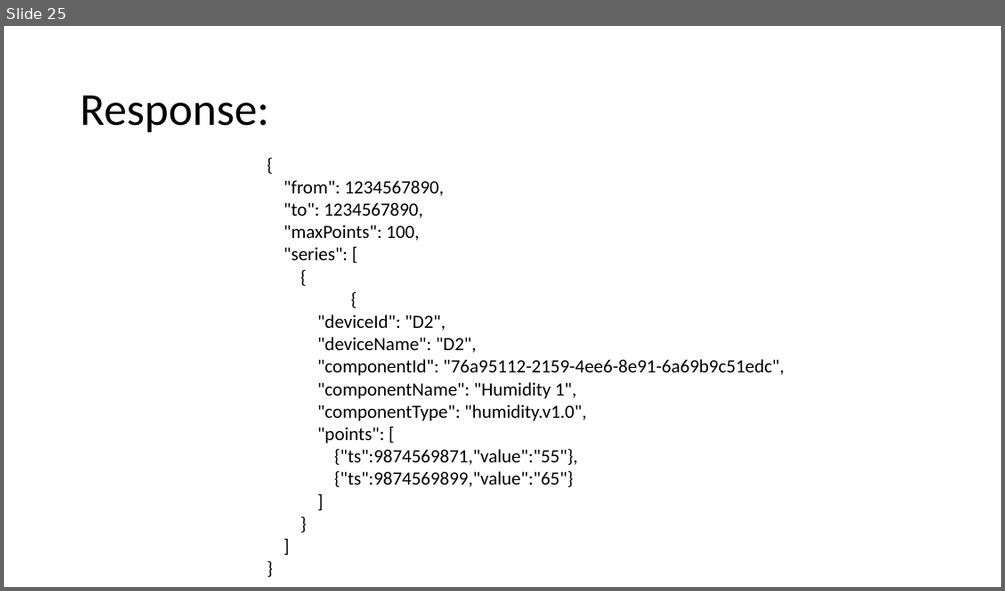
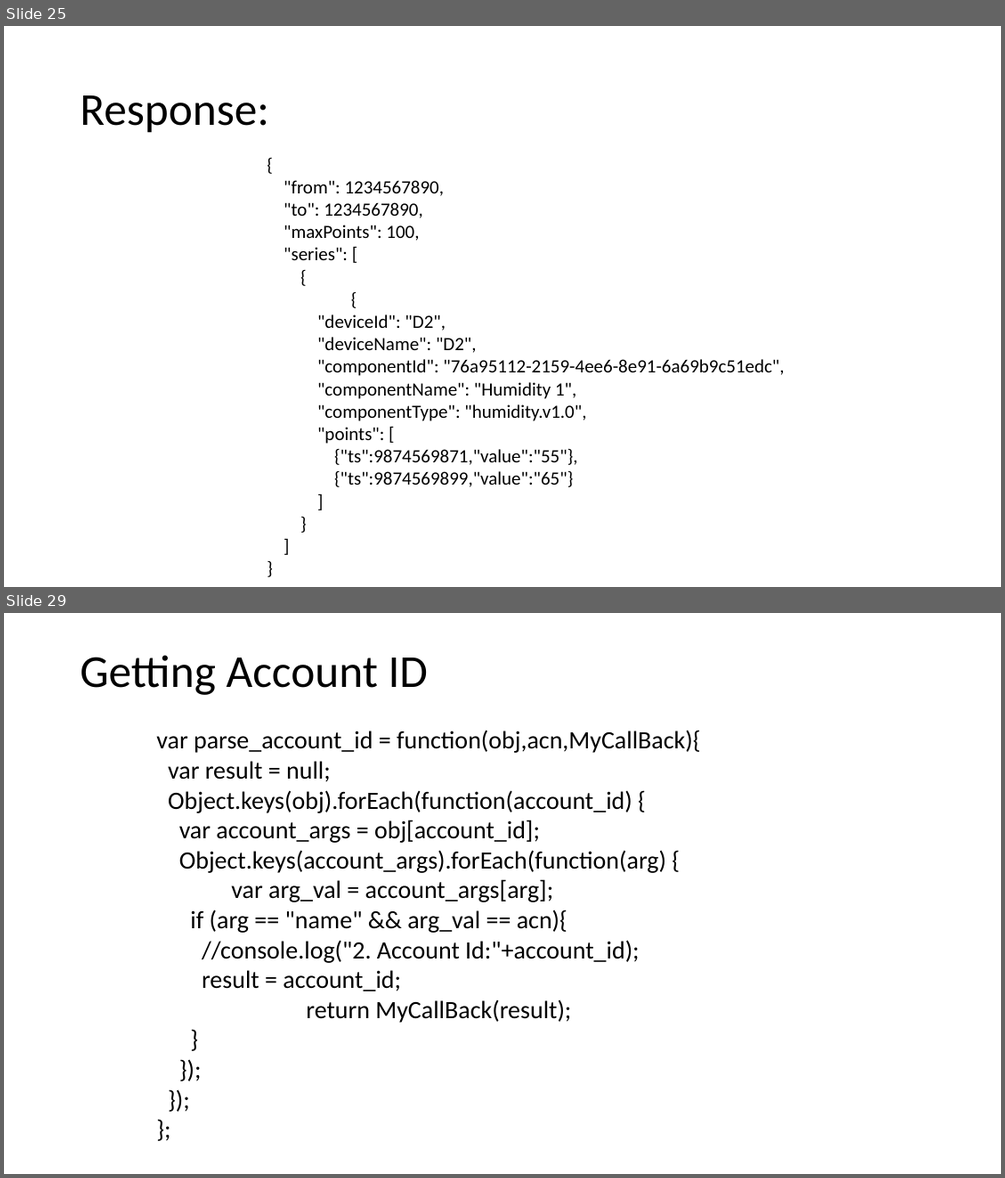
Before and after one commit to Simociocoiu/enable-workshop, a slide deck: EnableIoT Workshop_ALL.pptx. Shown one above the other, each under a label of ours: slide 25 before the commit, slides 25 and 29 after it; the slides between them are not shown. The pictures are 1005x591 and 1005x1178 pixels, drawn with LibreOffice and Linux fonts; fonts in the diff are those of the drawing. Boxes give left, top, right and bottom in pixels: in the first picture for what was removed or moved away, otherwise in the second. Text is boxed around its words. In the diff, an @@ line names an element or a change of style, - is before the commit and + after.

```diff
--- a/EnableIoT Workshop_ALL.pptx
+++ b/EnableIoT Workshop_ALL.pptx
@@ slide 29 added at bbox=[4, 613, 1001, 1174], background #FFFFFF @@
@@ title added at bbox=[80, 655, 428, 695], 44 pt, text #000000 @@
+Getting Account ID
@@ text added at bbox=[156, 730, 700, 1022], 24 pt, text #000000 @@
+var parse_account_id = function(obj,acn,MyCallBack){
+var result = null;
+Object.keys(obj).forEach(function(account_id) {
+var account_args = obj[account_id];
+Object.keys(account_args).forEach(function(arg) {
+var arg_val = account_args[arg];
+if (arg == "name" && arg_val == acn){
+//console.log("2. Account Id:"+account_id);
+result = account_id;
+return MyCallBack(result);
+}
+});
+});
+};
```
Also in this commit, not shown: 10 other slides added.
